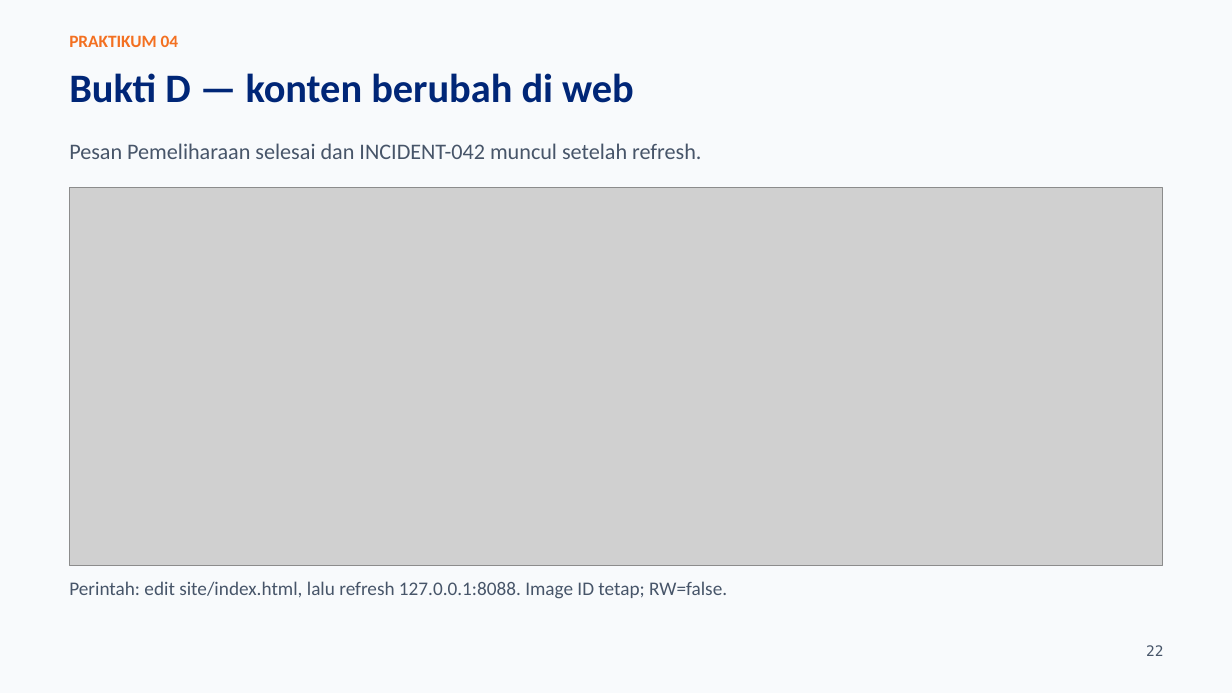
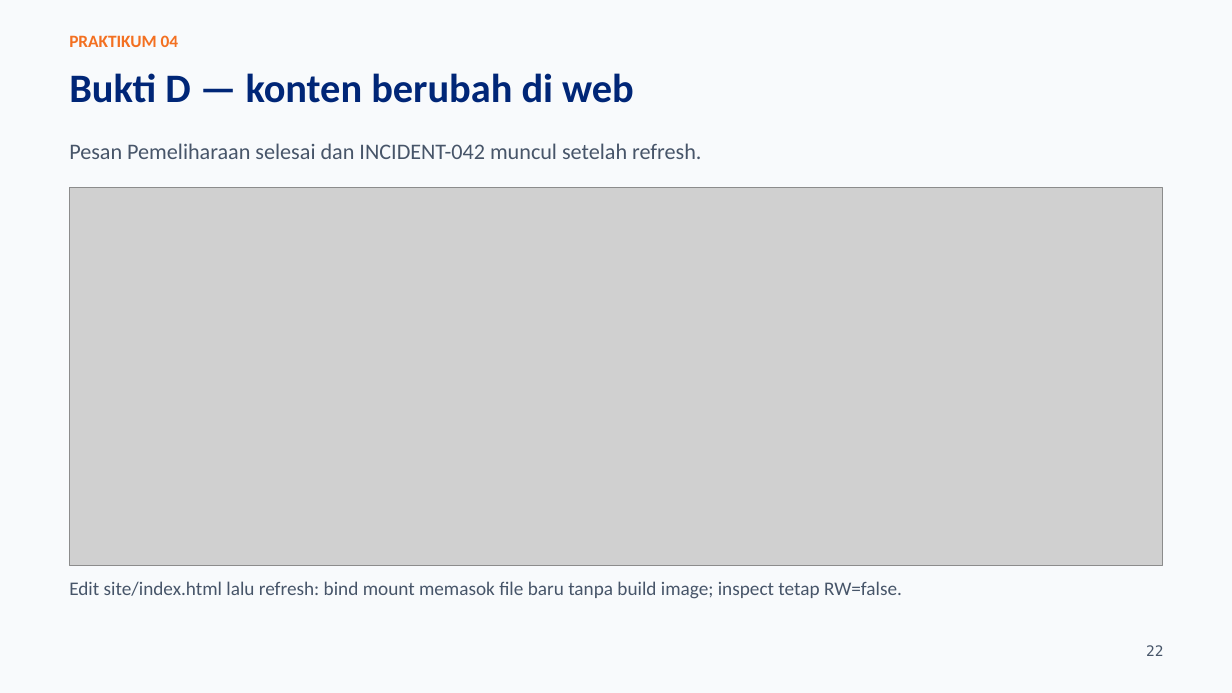
Before and after one commit to SeedFlora/meet4CloudService, a slide deck: slide 22 of slides/LAB04_Docker_Lifecycle_Praktikum.pptx. Drawn at 1232x693 pixels with LibreOffice and Linux fonts; fonts in the diff are those of the drawing; grey boxes stand for pictures. Boxes give left, top, right and bottom in pixels: in the first picture for what was removed or moved away, otherwise in the second. Text is boxed around its words. In the diff, an @@ line names an element or a change of style, - is before the commit and + after.

```diff
--- a/slides/LAB04_Docker_Lifecycle_Praktikum.pptx
+++ b/slides/LAB04_Docker_Lifecycle_Praktikum.pptx
@@ text at box(69, 581, 902, 599): text changed @@
-Perintah: edit site/index.html, lalu refresh 127.0.0.1:8088. Image ID tetap; RW=false.
+Edit site/index.html lalu refresh: bind mount memasok file baru tanpa build image; inspect tetap RW=false.
```
Also in this commit, not shown: 7 other slides changed.
